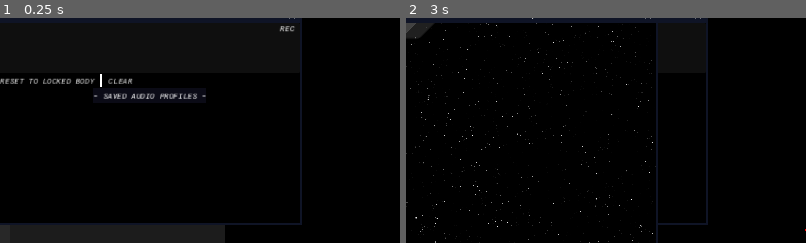
Above: before the commit, frames 1-2 (left to right).
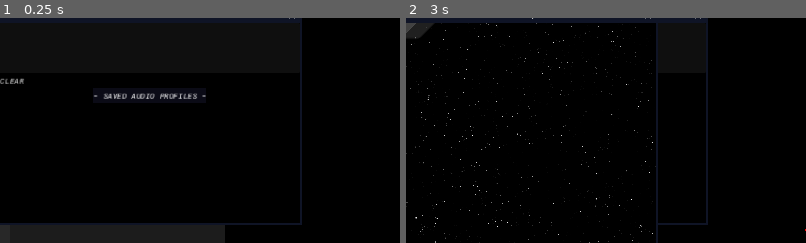
Above: after the commit, the same moments.

Repository: KermitGodFrog/Stellar-Cartography
Game: Godot game, scene res://Scenes/Game Master/gameMaster.tscn
The game is run twice, just before and just after one commit, with the same random seed, the same clock (stepped at 60 frames per second) and the same inputs. Sound files missing from this copy of the repository are replaced by a short silence.
Inputs (mouse positions are % of the whole screen's width and height, from its top left):
- Up to frame 1 (0.25 s): no input
- Up to frame 2 (3 s): click (6, 17) at 0.5 s, where only the run before the commit has a clickable "RESET TO LOCKED BODY"; click "CLEAR" at 1.25 s; click (21, 94) at 2 s; click "SCO" at 2.75 s
The pictures show only the part of the screen within x 0-50%, y 3-53%; the shares and areas given below are measured in that part.

The runs differ from the first frame. In frame 1, 0.6% of the frame differs, in the area x 0-74%, y 3-31%; in frame 2, nothing differs.

Commit message:
Working audio visualizer. Fixed station sold_previously variable.

Diff:
--- a/Scenes/Audio Visualizer/audio_visualizer.gd
+++ b/Scenes/Audio Visualizer/audio_visualizer.gd
@@ -7,11 +7,9 @@
 @onready var custom = $custom
 @onready var visualizer_bg = $ui_container/visualizer_bg
 @onready var saved_audio_profiles_list = $ui_container/saved_audio_profiles_list
-@onready var recording_label = $ui_container/visualizer_bg/recording_label
+@onready var body_name_label = $ui_container/visualizer_bg/body_name_label
 
-var current_audio_profile: Array = [] #CONTINUOUSLY UPDATED!!!
-var locked_body_audio_profile: Array = [] #used for button to reset back to locked body audio
-
+var current_audio_profile_helper: audioProfileHelper #CONTINUOUSLY UPDATED!!!
 var saved_audio_profile_helpers: Array[audioProfileHelper] = []
 
 var LOW_VAR = bodyAPI.VARIATIONS.LOW
@@ -32,16 +30,18 @@
 	pass
 
 func _physics_process(delta):
-	#print_debug("CURRENT AUDIO PROFILE + LOCKED BODY AUDIO PROFILE: ", current_audio_profile, " ", locked_body_audio_profile)
-	if custom.get_stream(): current_audio_profile = [chimes.volume_db, pops.volume_db, pulses.volume_db, storm.volume_db, custom.get_stream(), custom.volume_db]
-	else: current_audio_profile = [chimes.volume_db, pops.volume_db, pulses.volume_db, storm.volume_db]
-
 	if owner.is_visible(): AudioServer.set_bus_mute(AudioServer.get_bus_index("Planetary SFX"), false)
 	else: AudioServer.set_bus_mute(AudioServer.get_bus_index("Planetary SFX"), true)
 
 	#visualizer stuff
 	WIDTH = owner.size.x
 	HEIGHT = owner.size.y / 4
+
+	#display stuff
+	if current_audio_profile_helper: body_name_label.set_text(current_audio_profile_helper.body.display_name)
+
+
+
 	queue_redraw()
 	pass
 
@@ -76,11 +76,8 @@
 	pass
 
 
-func _on_popup():
-	saved_audio_profiles_list.initialize(saved_audio_profile_helpers)
-	pass
-
 func _on_play_audio_profile_helper(helper: audioProfileHelper):
+	current_audio_profile_helper = helper
 	var audio_profile = helper.audio_profile
 	if audio_profile.size() == 4:
 		initialize(audio_profile[0], audio_profile[1], audio_profile[2], audio_profile[3])
@@ -89,37 +86,30 @@
 	pass
 
 func _on_locked_body_updated(body: bodyAPI):
-	if body.is_planet() and body.get_current_variation():
+	if body.is_planet() and body.get_current_variation() != null:
 		var audio_variations = starSystemAPI.new().planet_type_audio_data.get(body.metadata.get("planet_type"))
-		#starSystemAPI.new() ??????
 		var audio_profile = audio_variations.get(body.get_current_variation())
 		var helper = audioProfileHelper.new()
 		helper.body = body
 		helper.audio_profile = audio_profile
 		_on_play_audio_profile_helper(helper)
-		locked_body_audio_profile = audio_profile
-
-		recording_label.show()
 	else:
+		current_audio_profile_helper = null
 		deactivate()
-	pass
-
-func _on_locked_body_depreciated():
-	print_debug("locked body depreciated")
-	if locked_body_audio_profile == current_audio_profile:
-		deactivate()
-	locked_body_audio_profile.clear()
-
-	recording_label.hide()
+		body_name_label.set_text("")
 	pass
 
 func _on_clear_button_pressed():
+	current_audio_profile_helper = null
 	deactivate()
+	body_name_label.set_text("")
 	pass
 
-func _on_reset_to_locked_button_pressed():
-	current_audio_profile = locked_body_audio_profile
+func _on_popup():
+	saved_audio_profiles_list.initialize(saved_audio_profile_helpers)
 	pass
+
+
 
 func _on_audio_visualizer_window_close_requested():
 	owner.hide()
--- a/Scenes/Audio Visualizer/audio_visualizer.tscn
+++ b/Scenes/Audio Visualizer/audio_visualizer.tscn
@@ -8,21 +8,6 @@
 [ext_resource type="AudioStream" uid="uid://c5bcwxp1is83n" path="res://Sound/pulses.wav" id="4_00en7"]
 [ext_resource type="Script" path="res://Scenes/Audio Visualizer/saved_audio_profiles_list.gd" id="4_c818x"]
 [ext_resource type="AudioStream" uid="uid://dd3hsfa1u5ktm" path="res://Sound/storm.wav" id="5_fsbvl"]
-
-[sub_resource type="StyleBoxEmpty" id="StyleBoxEmpty_028ku"]
-
-[sub_resource type="StyleBoxEmpty" id="StyleBoxEmpty_48ski"]
-
-[sub_resource type="StyleBoxEmpty" id="StyleBoxEmpty_mys3x"]
-
-[sub_resource type="StyleBoxEmpty" id="StyleBoxEmpty_qkmwc"]
-
-[sub_resource type="StyleBoxEmpty" id="StyleBoxEmpty_yscah"]
-
-[sub_resource type="StyleBoxLine" id="StyleBoxLine_u8sa0"]
-color = Color(1, 1, 1, 1)
-thickness = 3
-vertical = true
 
 [sub_resource type="StyleBoxEmpty" id="StyleBoxEmpty_r0g17"]
 
@@ -68,7 +53,7 @@
 custom_minimum_size = Vector2(0, 100)
 layout_mode = 2
 
-[node name="recording_label" type="Label" parent="audio_control/ui_container/visualizer_bg"]
+[node name="body_name_label" type="Label" parent="audio_control/ui_container/visualizer_bg"]
 layout_mode = 1
 anchors_preset = 1
 anchor_left = 1.0
@@ -76,24 +61,9 @@
 offset_left = -40.0
 offset_bottom = 22.0
 grow_horizontal = 0
-text = "REC"
 
 [node name="visualizer_controls" type="HBoxContainer" parent="audio_control/ui_container"]
 layout_mode = 2
-
-[node name="reset_to_locked_button" type="Button" parent="audio_control/ui_container/visualizer_controls"]
-layout_mode = 2
-theme_override_styles/normal = SubResource("StyleBoxEmpty_028ku")
-theme_override_styles/hover = SubResource("StyleBoxEmpty_48ski")
-theme_override_styles/pressed = SubResource("StyleBoxEmpty_mys3x")
-theme_override_styles/disabled = SubResource("StyleBoxEmpty_qkmwc")
-theme_override_styles/focus = SubResource("StyleBoxEmpty_yscah")
-text = "RESET TO LOCKED BODY"
-
-[node name="separator" type="VSeparator" parent="audio_control/ui_container/visualizer_controls"]
-layout_mode = 2
-theme_override_constants/separation = 20
-theme_override_styles/separator = SubResource("StyleBoxLine_u8sa0")
 
 [node name="clear_button" type="Button" parent="audio_control/ui_container/visualizer_controls"]
 layout_mode = 2
@@ -144,6 +114,5 @@
 bus = &"Planetary SFX"
 
 [connection signal="close_requested" from="." to="audio_control" method="_on_audio_visualizer_window_close_requested"]
-[connection signal="pressed" from="audio_control/ui_container/visualizer_controls/reset_to_locked_button" to="audio_control" method="_on_reset_to_locked_button_pressed"]
 [connection signal="pressed" from="audio_control/ui_container/visualizer_controls/clear_button" to="audio_control" method="_on_clear_button_pressed"]
 [connection signal="item_clicked" from="audio_control/ui_container/saved_audio_profiles_list" to="audio_control/ui_container/saved_audio_profiles_list" method="_on_item_clicked"]
--- a/Scenes/Game/game.gd
+++ b/Scenes/Game/game.gd
@@ -215,7 +215,6 @@
 
 func _on_locked_body_depreciated():
 	system_3d.set("label_locked_body_identifier", 0)
-	audio_visualizer._on_locked_body_depreciated()
 	pass
 
 func _on_found_body(id: int):
--- a/Scenes/Station UI/station_ui.gd
+++ b/Scenes/Station UI/station_ui.gd
@@ -43,6 +43,7 @@
 	audio_profile_helpers = []
 	if station: emit_signal("undockFromStation", station)
 	else: emit_signal("undockFromStation", null)
+	has_sold_previously = false
 	get_tree().paused = false
 	pass
 
Not shown: 1 places in Scenes/Audio Visualizer/audio_visualizer.tscn that only renumber resources
